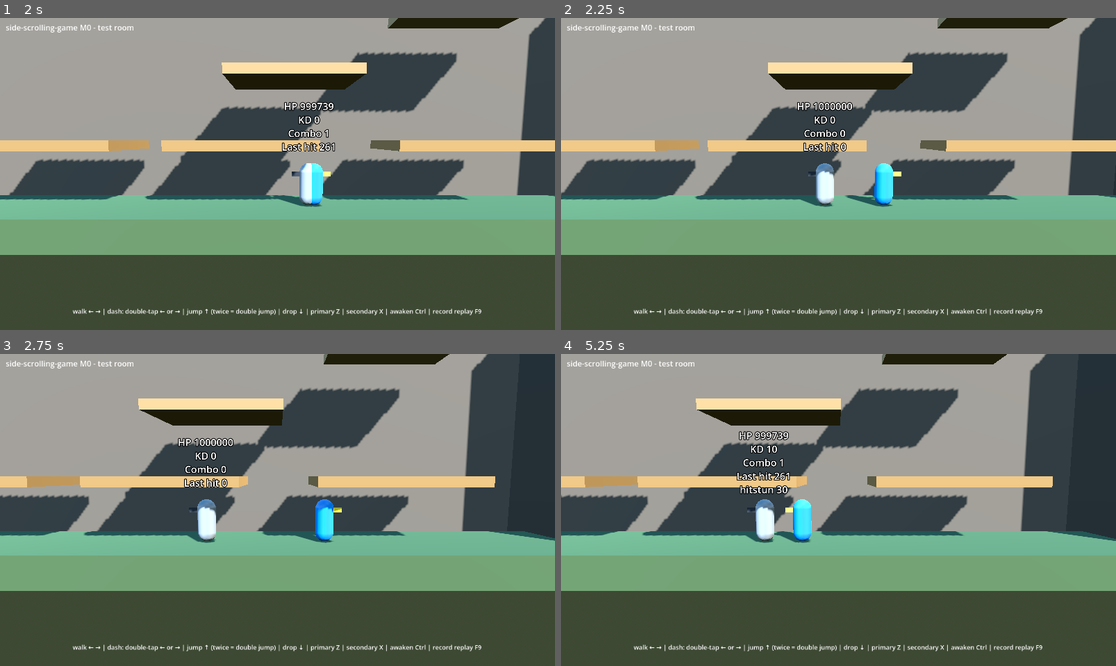
Above: before the commit, frames 1-4 (two rows, left to right).
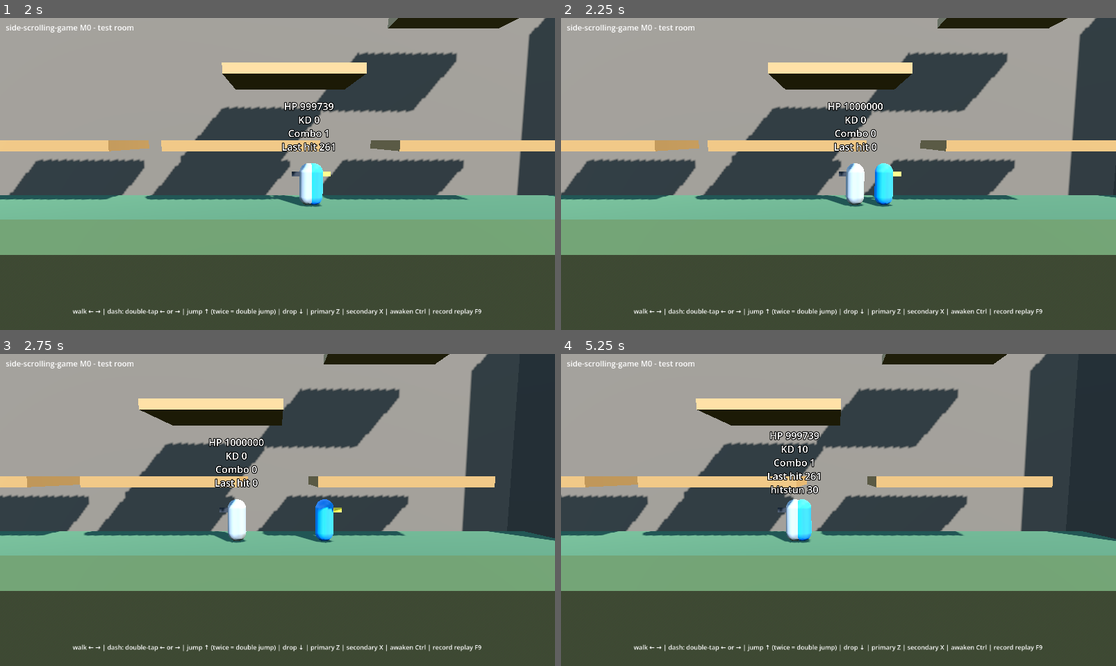
Above: after the commit, the same moments.

Repository: asty8926/side-scrolling-game
Game: Godot game, scene res://game/main.tscn
Same seed, same stepped clock (60 frames per second), same inputs: the game is played once before the commit and once after it.
Inputs (mouse positions are in pixels of both pictures, inside the frame that each line leads up to):
- Up to frame 1 (2 s): tap Enter at 0.5 s; move the mouse to (399, 158) at 0.52 s; hold Right (right) 0.53-1.25 s; tap X (attack_x) at 0.6 s; click (399, 158) at 0.67 s; drag from (166, 189) to (249, 236) at 1.27 s
- Up to frame 2 (2.25 s): tap F4 (debug_reset) at 2 s; move the mouse to (894, 105) at 2.02 s; hold Right (right) from 2.03 s (still down); tap Ctrl (awaken) at 2.1 s
- Up to frame 3 (2.75 s): keep holding Right (right)
- Up to frame 4 (5.25 s): release Right (right) at 2.75 s; drag from (810, 572) to (672, 463) at 2.77 s; move the mouse to (1005, 556) at 3.52 s; hold Left (left) 3.53-4.25 s; tap Alt at 3.6 s; drag from (672, 463) to (755, 432) at 4.27 s; move the mouse to (866, 510) at 5.02 s; hold Down (down) from 5.03 s (still down); tap X (attack_x) at 5.1 s; click (866, 510) at 5.17 s

Frame 1 is identical in both runs. In frame 2, 2.0% of the frame differs, in the area x 42-59%, y 26-61%; in frame 3, 2.0%; in frame 4, 2.1%, in the area x 31-47%, y 24-61%.

Commit message:
Dummy: KD recovery validated, hitstun blocks walking to its last tick, melee contacts applied after all fighters resolve, dummy home at its training spot

Diff:
--- a/game/replay/sim_setup.gd
+++ b/game/replay/sim_setup.gd
@@ -67,5 +67,6 @@
 		return null
 	var fighter: SimFighter = world.fighters[world.fighters.size() - 1]
 	fighter.x = world.room.spawn_x + DUMMY_OFFSET
+	fighter.home_x = fighter.x
 	fighter.facing = SimFighter.LEFT
 	return world
--- a/game/sim/character_data.gd
+++ b/game/sim/character_data.gd
@@ -25,6 +25,8 @@
 		problems.append("hurtbox is missing")
 	else:
 		problems.append_array(hurtbox.validate())
+	if kd_recovery_per_tick < 0:
+		problems.append("kd_recovery_per_tick must be >= 0 (0 = KD never wears off)")
 	if moveset != null:
 		problems.append_array(moveset.validate())
 	return problems
--- a/game/sim/sim_combat.gd
+++ b/game/sim/sim_combat.gd
@@ -33,9 +33,8 @@
 		return
 	var data: CharacterData = world.characters[f.character]
 	if f.hitstun > 0:
-		f.hitstun -= 1
 		f.idle_ticks = 0
-		return  # cannot act in hitstun
+		return  # cannot act in hitstun (it expires in apply_motion, after movement)
 	f.kd = maxi(0, f.kd - data.kd_recovery_per_tick)
 	var moveset: MoveSet = data.moveset
 	if moveset == null:
@@ -80,6 +79,10 @@
 ## Step 1 of a tick's combat, for every fighter before any hit test: the
 ## move's root motion for the current move tick.
 static func apply_motion(world: SimWorld, f: SimFighter) -> void:
+	# Hitstun ticks down here, after this tick's attack and movement checks,
+	# so both stay blocked for the same ticks.
+	if f.hitstun > 0:
+		f.hitstun -= 1
 	var move: MoveData = current_move(world, f)
 	if move == null:
 		return
@@ -87,8 +90,18 @@
 	f.x = clampi(f.x + move.motion_at(f.move_tick) * f.facing, world.room.left + m.half_width, world.room.right - m.half_width)
 
 
+## A melee contact found in resolve_hits, applied in apply_hits.
+class PendingHit:
+	var dir: int
+	var target: SimFighter
+	var move: MoveData
+	var damage: int
+
+
 ## Step 2: hits every overlapping hurtbox once per box, with every fighter
-## already at its final position for the tick (no fighter-order dependence).
+## already at its final position for the tick. Contacts are only collected
+## here and applied in apply_hits, so two fighters trading active attacks both
+## land, whatever the fighter order.
 static func resolve_hits(world: SimWorld, f: SimFighter) -> void:
 	var move: MoveData = current_move(world, f)
 	if move == null:
@@ -106,8 +119,20 @@
 				f.hit_keys.append(key)
 				var attack: int = world.characters[f.character].attack
 				var damage: int = attack * move.damage_percent / 100
-				_take_hit(world, f.facing, target, move, damage)
+				var hit: PendingHit = PendingHit.new()
+				hit.dir = f.facing
+				hit.target = target
+				hit.move = move
+				hit.damage = damage
+				world.pending_hits.append(hit)
 				world.emit_hit(f.id, target.id, move, damage)
+
+
+## Step 2b: applies the melee contacts of this tick (in the order found).
+static func apply_hits(world: SimWorld) -> void:
+	for hit: PendingHit in world.pending_hits:
+		_take_hit(world, hit.dir, hit.target, hit.move, hit.damage)
+	world.pending_hits.clear()
 
 
 ## Step 3: projectiles already in flight move, then hit the first hurtbox they
--- a/game/sim/sim_world.gd
+++ b/game/sim/sim_world.gd
@@ -44,6 +44,8 @@
 var tier_height: int = 0
 ## Player-controlled fighters, stable insertion order.
 var fighters: Array[SimFighter] = []
+## Melee contacts of the current tick (always empty between ticks).
+var pending_hits: Array[SimCombat.PendingHit] = []
 ## Projectiles in flight, in creation (id) order.
 var projectiles: Array[SimProjectile] = []
 ## Most projectiles alive at once (a snapshot limit).
@@ -269,6 +271,7 @@
 		SimCombat.apply_motion(self, fighter)
 	for fighter: SimFighter in fighters:
 		SimCombat.resolve_hits(self, fighter)
+	SimCombat.apply_hits(self)
 	SimCombat.step_projectiles(self)
 	for fighter: SimFighter in fighters:
 		SimCombat.fire_projectiles(self, fighter)
--- a/test/replay/test_dummy_replays.gd
+++ b/test/replay/test_dummy_replays.gd
@@ -59,7 +59,7 @@
 	assert_eq(dummy.kd, 0)
 	assert_eq(dummy.combo, 0)
 	assert_eq(dummy.hitstun, 0)
-	assert_eq(dummy.x, dummy.home_x)
+	assert_eq(dummy.x, world.room.spawn_x + SimSetup.DUMMY_OFFSET, "back at its training spot")
 	assert_eq(world.fighters[0].hp, (load(SimSetup.RANGER) as CharacterData).max_hp, "the player is untouched")
 
 
@@ -92,3 +92,45 @@
 				assert_eq(dummy.last_damage, world.characters[0].attack * x1.damage_percent / 100)
 	assert_gt(hit_tick, x1.projectiles[0].spawn_tick + 1, "the arrow needs time to fly 5 m")
 	assert_eq(dummy.x, start_x + x1.pushback, "pushed along the arrow's flight")
+
+
+func test_negative_kd_recovery_is_refused() -> void:
+	var dummy: CharacterData = (load(SimSetup.DUMMY) as CharacterData).duplicate() as CharacterData
+	dummy.kd_recovery_per_tick = -1
+	assert_string_contains("; ".join(dummy.validate()), "kd_recovery_per_tick must be >= 0")
+	dummy.kd_recovery_per_tick = 0
+	assert_eq(dummy.validate(), [] as Array[String], "0 disables recovery")
+
+
+func test_last_hitstun_tick_blocks_walking_too() -> void:
+	var world: SimWorld = SimSetup.create(&"training", 1)
+	var ranger: SimFighter = world.fighters[0]
+	ranger.hitstun = 1
+	var x: int = ranger.x
+	world.step([InputFrame.from_held(0, 0, InputFrame.RIGHT)] as Array[InputFrame])
+	assert_eq(ranger.x, x, "no walking on the last hitstun tick")
+	assert_eq(ranger.hitstun, 0)
+	world.step([InputFrame.from_held(0, InputFrame.RIGHT, InputFrame.RIGHT)] as Array[InputFrame])
+	assert_gt(ranger.x, x, "free on the next tick")
+
+
+func test_trading_kicks_both_land_in_either_fighter_order() -> void:
+	for order: int in 2:
+		var world: SimWorld = SimSetup.create(&"training", 1)
+		var a: SimFighter = world.fighters[0]
+		var b: SimFighter = world.fighters[1]
+		# Make the dummy a second ranger facing the first one, both mid-z1 on its active tick.
+		b.character = a.character
+		for f: SimFighter in [a, b]:
+			f.move = 0
+			f.move_tick = world.characters[0].moveset.moves[0].startup
+		if order == 1:
+			world.fighters.reverse()
+		world.step([InputFrame.new(0)] as Array[InputFrame])
+		var hits: int = 0
+		for event: SimEvent in world.events:
+			if event.type == &"hit":
+				hits += 1
+		assert_eq(hits, 2, "both hits land (order %d)" % order)
+		assert_eq(a.combo, 1)
+		assert_eq(b.combo, 1)
